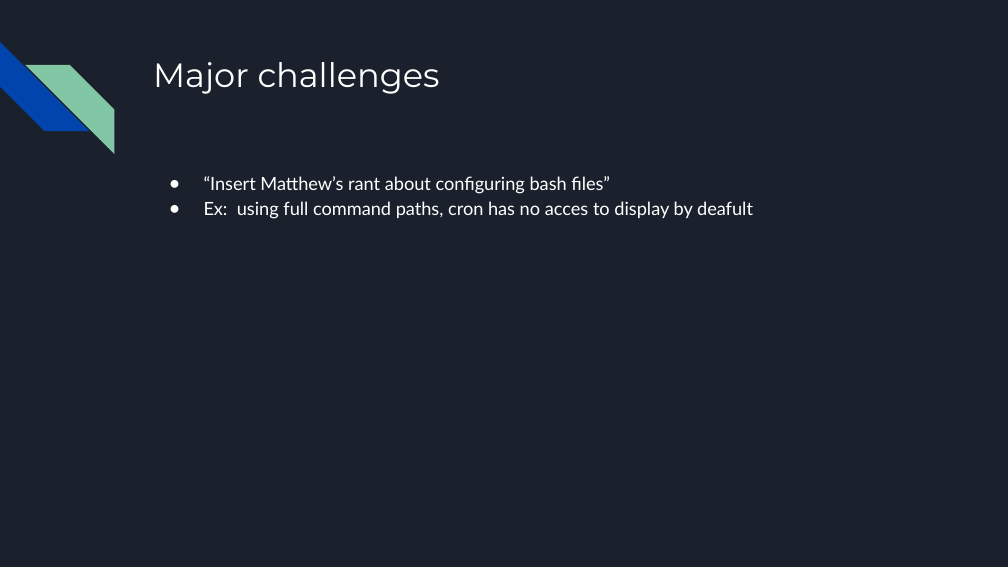
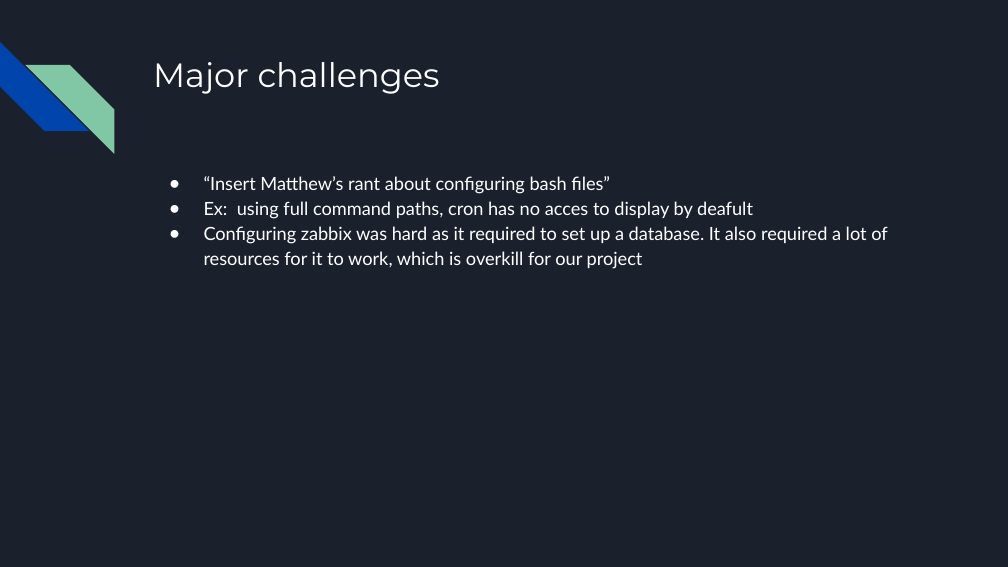
Before and after one commit to 4lex16/UnixProject, a slide deck: slide 7 of System Monitoring and Managing (1).pptx. Drawn at 1008x567 pixels with LibreOffice and Linux fonts; fonts in the diff are those of the drawing. Boxes give left, top, right and bottom in pixels: in the first picture for what was removed or moved away, otherwise in the second. Text is boxed around its words. In the diff, an @@ line names an element or a change of style, - is before the commit and + after.

Commit message:
updated pdf

```diff
--- a/System Monitoring and Managing (1).pptx
+++ b/System Monitoring and Managing (1).pptx
@@ text at <box>204,226,888,269</box>: paragraph added @@
+● Configuring zabbix was hard as it required to set up a database. It also required a lot of resources for it to work, which is overkill for our project
```
Also in this commit, not shown: 1 other slide changed.
